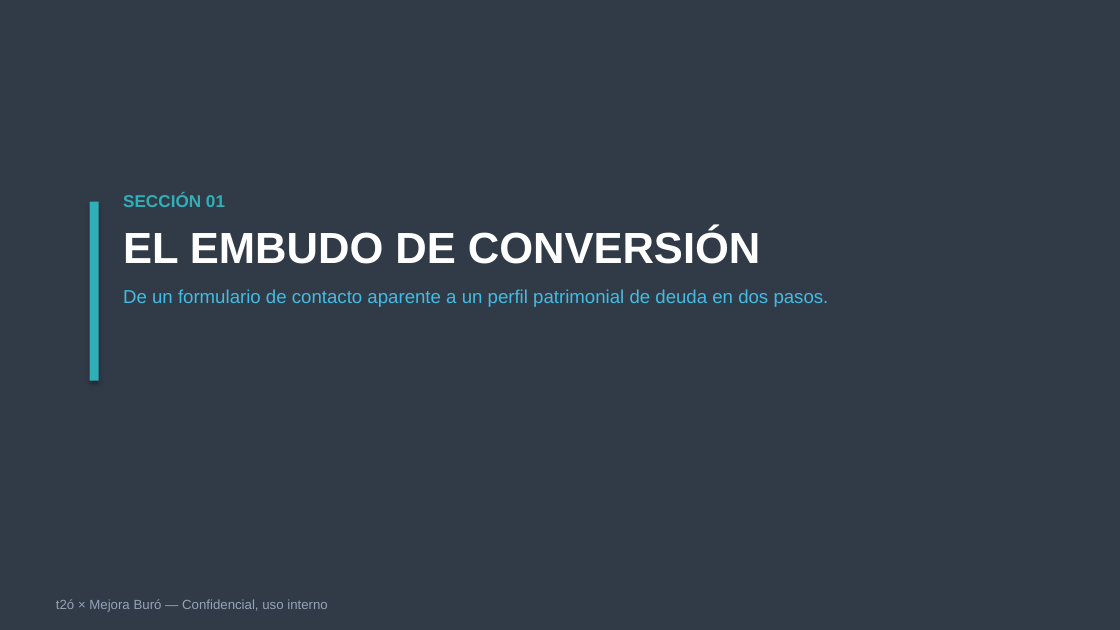
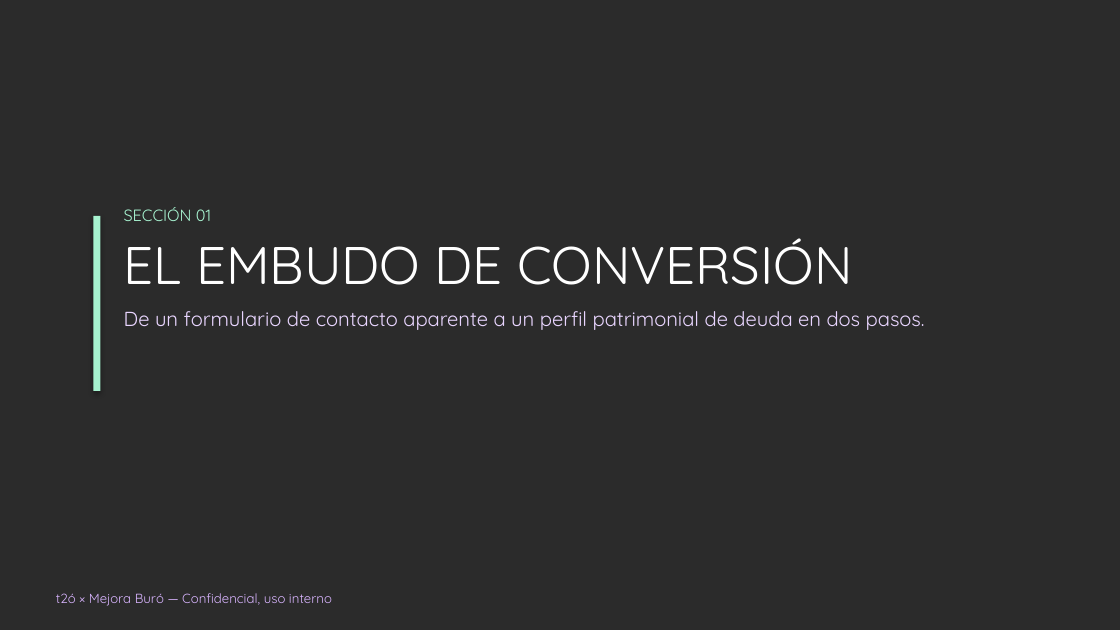
Before and after one commit to AmauriRodriguexX/mejora-tu-buro, a slide deck: slide 6 of entrega-final/auditoria-ux-mejoraburo-t2o.pptx (slide 5 before the commit). Drawn at 1120x630 pixels with LibreOffice and Linux fonts; fonts in the diff are those of the drawing; background and template pictures are left out; a plain dark background stands for a picture behind light text. Boxes give left, top, right and bottom in pixels: in the first picture for what was removed or moved away, otherwise in the second. Text is boxed around its words. In the diff, an @@ line names an element or a change of style, - is before the commit and + after.

```diff
--- a/entrega-final/auditoria-ux-mejoraburo-t2o.pptx
+++ b/entrega-final/auditoria-ux-mejoraburo-t2o.pptx
@@ background #313B48 to picture (left out) @@
@@ text "SECCIÓN 01": place and size @@
-text "SECCIÓN 01" at [123,193,829,307]
+text "SECCIÓN 01" at [124,207,925,330]
@@ text "SECCIÓN 01" at [124,207,925,330]: size 11 to 10.5 pt, text colour #30AFB8 to #A7F3D0 in "SECCIÓN 01"; font Arial to Quicksand; bold off in "SECCIÓN 01", "EL EMBUDO DE CONVERSIÓN"; size 28 to 34 pt in "EL EMBUDO DE CONVERSIÓN"; size 12 to 13 pt, text colour #42BCE2 to #E9D5FF in "De un formulario de contacto aparente a ..."; less space between paragraphs; more space between paragraphs; vertical alignment top to middle @@
@@ rectangle: place and size @@
-rectangle at [90,202,99,381]
+rectangle at [93,216,100,391]
@@ rectangle at [93,216,100,391]: fill #30AFB8 to #A7F3D0 @@
@@ text "t2ó × Mejora Buró — ..." at [56,593,332,606]: font Arial to Quicksand, text colour #94A3B8 to #D8B4FE @@
```
Also in this commit, not shown: 22 other slides changed, 1 slide added, 2 slides removed, 5 other files.
